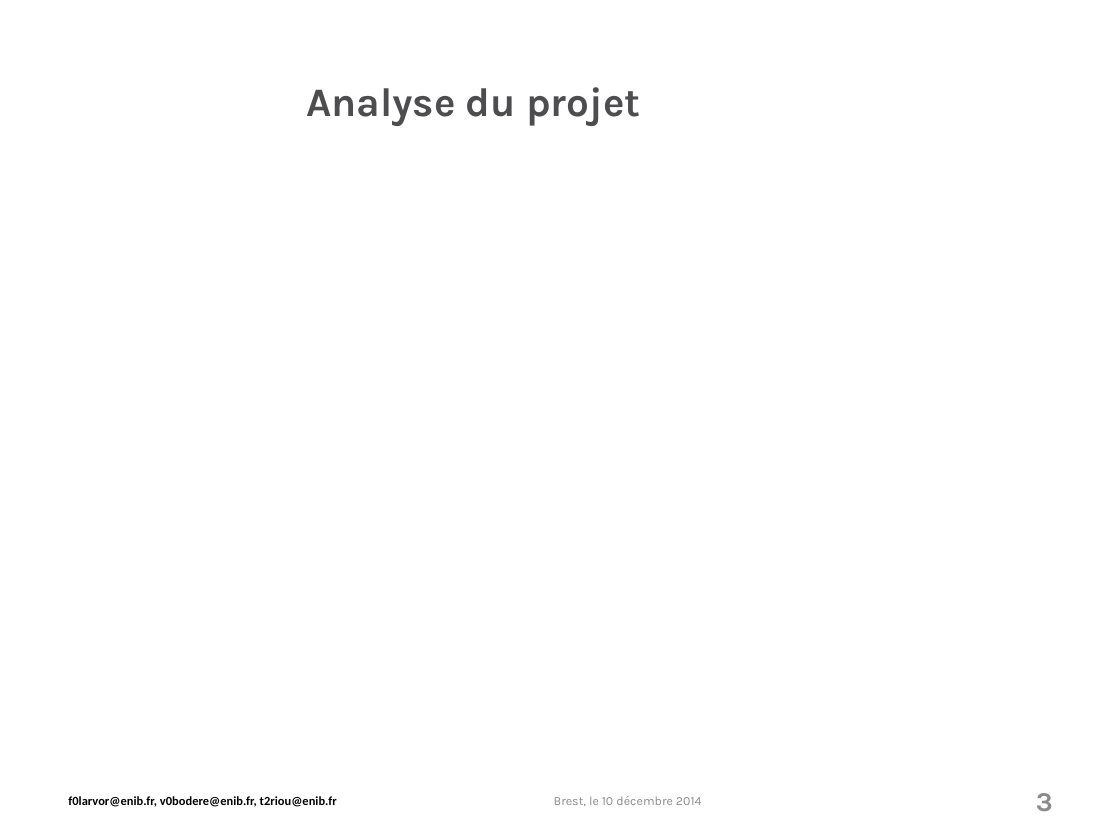
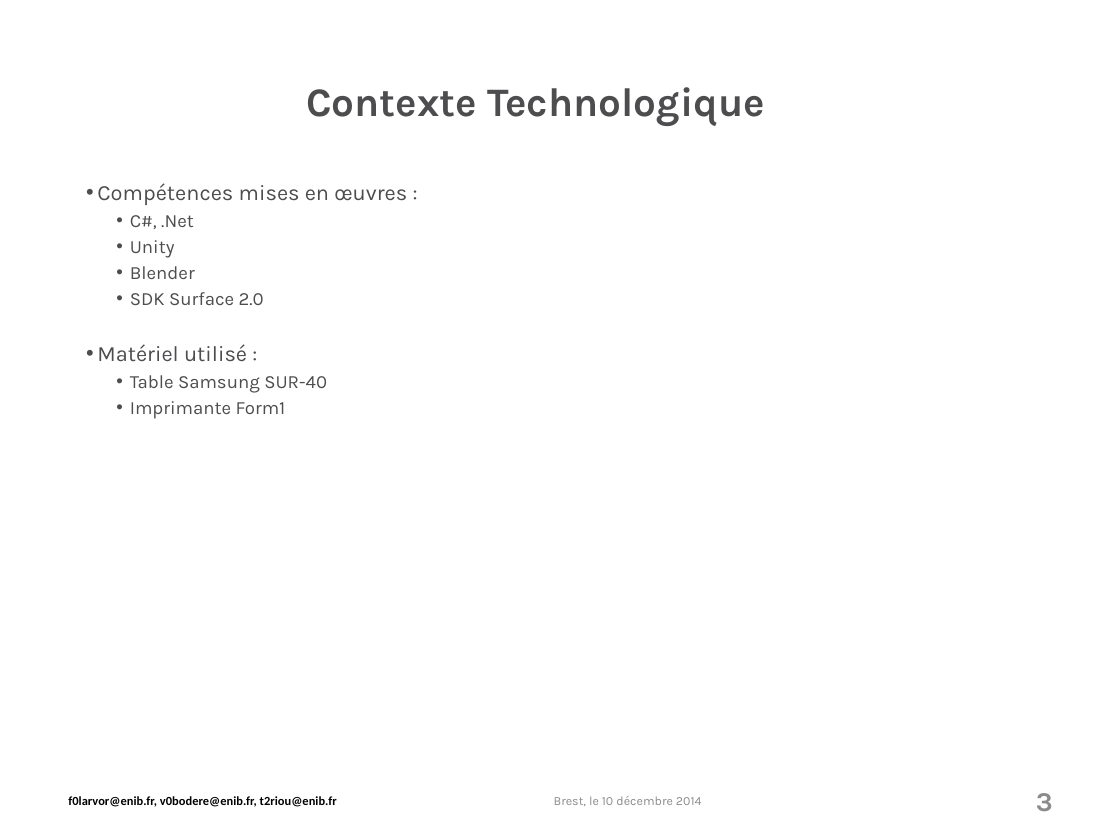
Before and after one commit to PixelSenseEnib/PixelSense, a slide deck: slide 3 of Soutenance/modele-ENIB-2010.pptx. Drawn at 1120x840 pixels with LibreOffice and Linux fonts; fonts in the diff are those of the drawing; background and template pictures are left out. Boxes give left, top, right and bottom in pixels: in the first picture for what was removed or moved away, otherwise in the second. Text is boxed around its words. In the diff, an @@ line names an element or a change of style, - is before the commit and + after.

Commit message:
Diapo fin journée

```diff
--- a/Soutenance/modele-ENIB-2010.pptx
+++ b/Soutenance/modele-ENIB-2010.pptx
@@ title at [306, 87, 765, 126]: text changed @@
-Analyse du projet
+Contexte Technologique
@@ text added at [97, 183, 407, 419], 12 pt, text #4D4D4F @@
+• Compétences mises en œuvres :
+  • C#, .Net
+  • Unity
+  • Blender
+  • SDK Surface 2.0
+• Matériel utilisé :
+  • Table Samsung SUR-40
+  • Imprimante Form1
```
